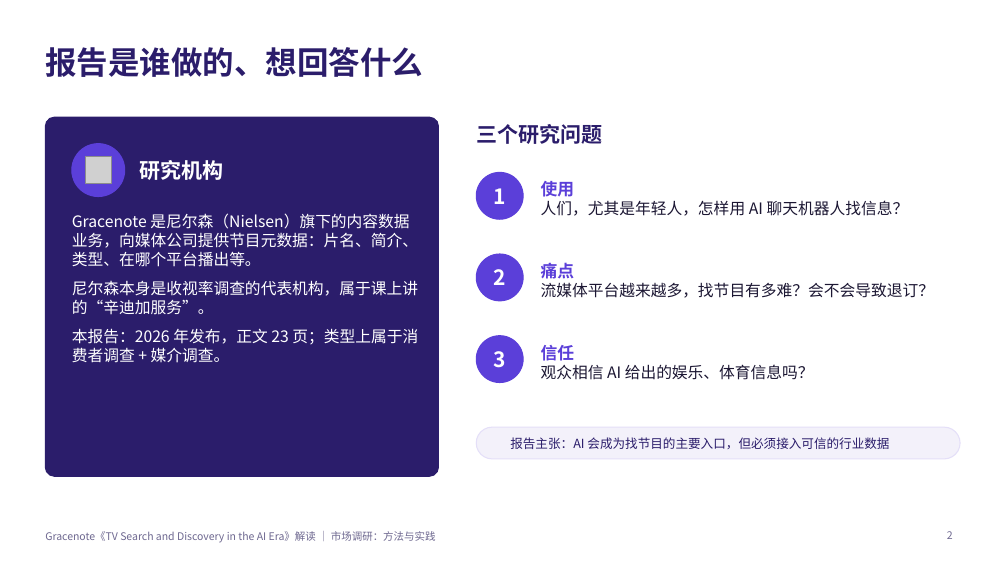
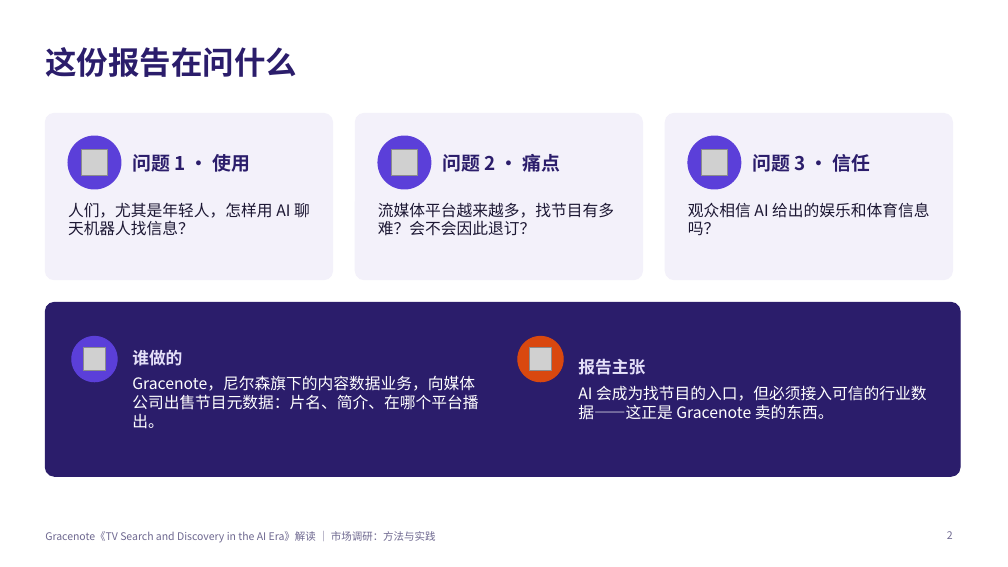
Before and after one commit to jayleo113/ppt, a slide deck: slide 2 of Gracenote_AI报告解读_课堂分享.pptx. Drawn at 1008x567 pixels with LibreOffice and Linux fonts; fonts in the diff are those of the drawing; grey boxes stand for pictures; background and template pictures are left out. Boxes give left, top, right and bottom in pixels: in the first picture for what was removed or moved away, otherwise in the second. Text is boxed around its words. In the diff, an @@ line names an element or a change of style, - is before the commit and + after.

```diff
--- a/Gracenote_AI报告解读_课堂分享.pptx
+++ b/Gracenote_AI报告解读_课堂分享.pptx
@@ title at bbox=[45, 47, 297, 77]: text changed @@
-报告是谁做的、想回答什么
+这份报告在问什么
@@ rounded rectangle: place and size @@
-rounded rectangle at bbox=[45, 117, 439, 476]
+rounded rectangle at bbox=[45, 113, 333, 280]
@@ rounded rectangle at bbox=[45, 113, 333, 280]: fill #2B1D6B to #F3F1FA; outline #2B1D6B 1 pt to #F3F1FA 1 pt; proportions changed @@
@@ rounded rectangle added at bbox=[355, 113, 643, 280], fill #F3F1FA, outline #F3F1FA 1 pt @@
@@ rounded rectangle added at bbox=[665, 113, 953, 280], fill #F3F1FA, outline #F3F1FA 1 pt @@
@@ ellipse: place and size @@
-ellipse at bbox=[72, 144, 125, 197]
+ellipse at bbox=[68, 136, 121, 189]
@@ ellipse: place and size @@
-ellipse at bbox=[476, 172, 523, 219]
+ellipse at bbox=[378, 136, 431, 189]
@@ text removed at bbox=[476, 124, 602, 144] @@
-三个研究问题
@@ ellipse added at bbox=[688, 136, 741, 189], fill #5B3FD9, outline #5B3FD9 1 pt @@
@@ picture added at bbox=[81, 150, 107, 176] @@
@@ text at bbox=[132, 154, 251, 172]: text changed; size 20 to 18 pt; text colour #FFFFFF to #2B1D6B @@
-研究机构
+问题 1 · 使用
@@ picture added at bbox=[391, 150, 417, 176] @@
@@ text added at bbox=[442, 154, 561, 172], 18 pt, text #2B1D6B, bold @@
+问题 2 · 痛点
@@ picture added at bbox=[702, 150, 728, 176] @@
@@ text at bbox=[752, 154, 871, 172]: text changed; size 20 to 18 pt; text colour #FFFFFF to #2B1D6B @@
-3
+问题 3 · 信任
@@ text "人们，尤其是年轻人，怎样用 AI 聊天机器人找信息？": place and size @@
-text "人们，尤其是年轻人，怎样用 AI 聊天机器人找信息？" at bbox=[541, 181, 909, 216]
+text "人们，尤其是年轻人，怎样用 AI 聊天机器人找信息？" at bbox=[68, 202, 310, 236]
@@ vertical alignment middle to top in 3 elements at bbox=[688, 202, 929, 236], bbox=[68, 202, 310, 236], bbox=[378, 202, 614, 236] @@
@@ text at bbox=[378, 202, 614, 236]: text changed @@
-痛点
-流媒体平台越来越多，找节目有多难？会不会导致退订？
+流媒体平台越来越多，找节目有多难？会不会因此退订？
@@ text removed at bbox=[494, 188, 506, 204] @@
-1
@@ text at bbox=[541, 181, 575, 197]: paragraph removed @@
-使用
@@ text at bbox=[688, 202, 929, 236]: text changed @@
-信任
-观众相信 AI 给出的娱乐、体育信息吗？
+观众相信 AI 给出的娱乐和体育信息吗？
@@ text removed at bbox=[494, 269, 506, 285] @@
-2
@@ rounded rectangle: place and size @@
-rounded rectangle at bbox=[476, 427, 960, 459]
+rounded rectangle at bbox=[45, 302, 960, 476]
@@ rounded rectangle at bbox=[45, 302, 960, 476]: fill #F3F1FA to #2B1D6B; outline #E4DFF8 1 pt to #2B1D6B 1 pt; proportions changed @@
@@ text "谁做的" at bbox=[132, 350, 478, 429]: vertical alignment top to middle @@
@@ ellipse: place and size @@
-ellipse at bbox=[476, 254, 523, 301]
+ellipse at bbox=[72, 337, 117, 382]
@@ picture: place and size @@
-picture at bbox=[85, 157, 111, 184]
+picture at bbox=[83, 348, 106, 371]
@@ text at bbox=[132, 350, 478, 429]: text changed @@
-Gracenote 是尼尔森（Nielsen）旗下的内容数据业务，向媒体公司提供节目元数据：片名、简介、类型、在哪个平台播出等。
-尼尔森本身是收视率调查的代表机构，属于课上讲的“辛迪加服务”。
-本报告：2026 年发布，正文 23 页；类型上属于消费者调查 + 媒介调查。
+谁做的
+Gracenote，尼尔森旗下的内容数据业务，向媒体公司出售节目元数据：片名、简介、在哪个平台播出。
@@ ellipse: place and size @@
-ellipse at bbox=[476, 336, 523, 383]
+ellipse at bbox=[518, 337, 563, 382]
@@ ellipse at bbox=[518, 337, 563, 382]: fill #5B3FD9 to #D9480F; outline #5B3FD9 1 pt to #D9480F 1 pt @@
@@ picture added at bbox=[529, 348, 552, 371] @@
@@ text at bbox=[578, 358, 927, 420]: text changed; size 12 to 15 pt; text colour #2B1D6B to #FFFFFF @@
-报告主张：AI 会成为找节目的主要入口，但必须接入可信的行业数据
+报告主张
+AI 会成为找节目的入口，但必须接入可信的行业数据——这正是 Gracenote 卖的东西。
```
Also in this commit, not shown: 7 other slides changed, 4 slides added, 8 slides removed, 4 other files.
